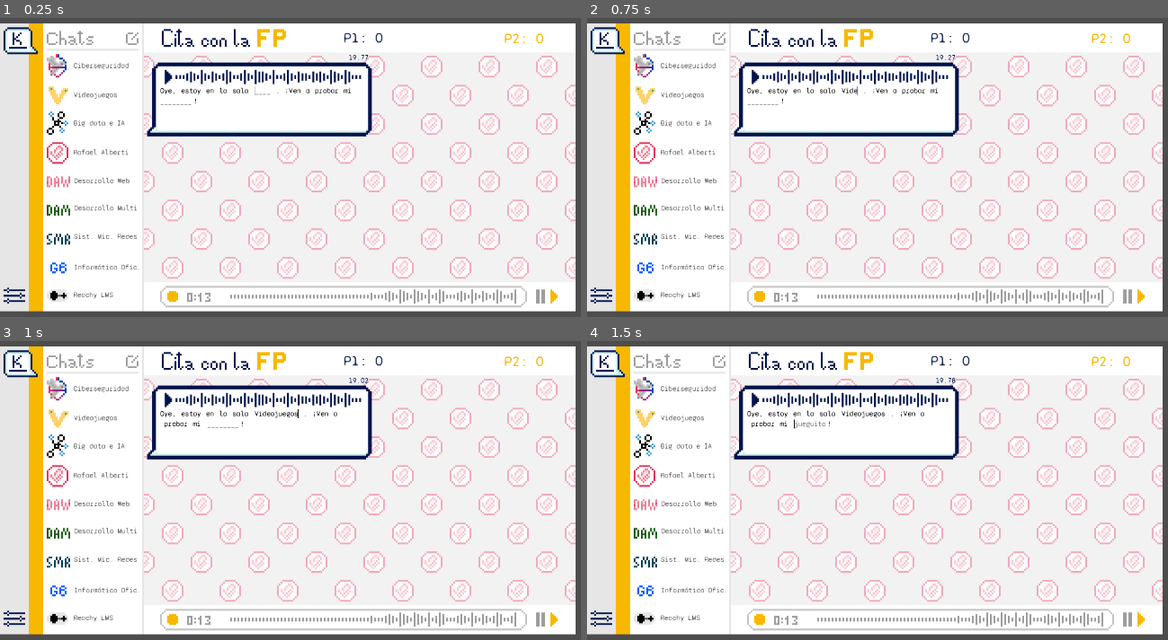
Above: before the commit, frames 1-4 (two rows, left to right).
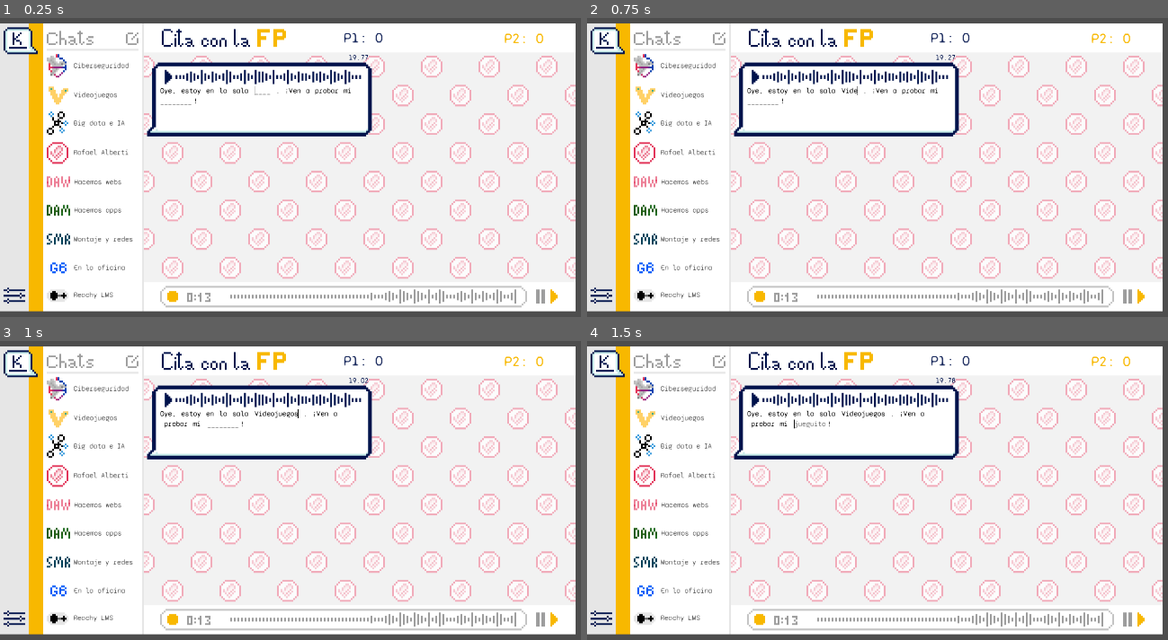
Above: after the commit, the same moments.

Repository: IES-Rafael-Alberti/maskapp-postjam
Game: Godot game, scene res://scenes/game.tscn
Two runs of this game, one before a commit and one after it. Both use one fixed random seed, a clock stepped at 60 frames per second and the inputs below.
Inputs (mouse positions are in pixels of both pictures, inside the frame that each line leads up to):
- Up to frame 1 (0.25 s): no input
- Up to frame 2 (0.75 s): click (848, 89) at 0.52 s; type "Videojuegos" at 0.6 s
- Up to frame 3 (1 s): no input
- Up to frame 4 (1.5 s): tap Enter (next) at 1.25 s; move the mouse to (1104, 511) at 1.27 s; hold Enter (next) from 1.28 s (still down); click (1104, 511) at 1.42 s

The runs differ from the first frame. In frame 1, 0.5% of the frame differs, in the area x 12-24%, y 53-85%; in frame 2, 0.5%; in frame 3, 0.5%; in frame 4, 0.5%.

Commit message:
theme refactored initial

Diff:
--- a/scenes/game.tscn
+++ b/scenes/game.tscn
@@ -104,46 +104,46 @@
 [node name="Label5" type="Label" parent="Background" unique_id=2055887516]
 layout_mode = 0
 offset_left = 247.0
-offset_top = 510.0
-offset_right = 387.0
-offset_bottom = 543.0
+offset_top = 514.0
+offset_right = 405.0
+offset_bottom = 547.0
 theme = ExtResource("7_u5sy4")
 theme_type_variation = &"HeaderSmall"
 theme_override_colors/font_color = Color(0.37225115, 0.37225133, 0.37225124, 1)
-text = "Desarrollo Web"
+text = "Hacemos webs"
 
 [node name="Label6" type="Label" parent="Background" unique_id=1069117933]
 layout_mode = 0
 offset_left = 247.0
-offset_top = 601.0
-offset_right = 387.0
-offset_bottom = 634.0
+offset_top = 608.0
+offset_right = 405.0
+offset_bottom = 641.0
 theme = ExtResource("7_u5sy4")
 theme_type_variation = &"HeaderSmall"
 theme_override_colors/font_color = Color(0.37225115, 0.37225133, 0.37225124, 1)
-text = "Desarrollo Multi"
+text = "Hacemos apps"
 
 [node name="Label7" type="Label" parent="Background" unique_id=1940093379]
 layout_mode = 0
 offset_left = 246.0
-offset_top = 696.0
-offset_right = 386.0
-offset_bottom = 729.0
+offset_top = 705.0
+offset_right = 443.0
+offset_bottom = 738.0
 theme = ExtResource("7_u5sy4")
 theme_type_variation = &"HeaderSmall"
 theme_override_colors/font_color = Color(0.37225115, 0.37225133, 0.37225124, 1)
-text = "Sist. Mic. Redes"
+text = "Montaje y redes"
 
 [node name="Label8" type="Label" parent="Background" unique_id=124717483]
 layout_mode = 0
 offset_left = 246.0
-offset_top = 799.0
-offset_right = 386.0
-offset_bottom = 832.0
+offset_top = 800.0
+offset_right = 418.0
+offset_bottom = 833.0
 theme = ExtResource("7_u5sy4")
 theme_type_variation = &"HeaderSmall"
 theme_override_colors/font_color = Color(0.37225115, 0.37225133, 0.37225124, 1)
-text = "Informática Ofic."
+text = "En la oficina"
 
 [node name="Label9" type="Label" parent="Background" unique_id=915892882]
 layout_mode = 0
